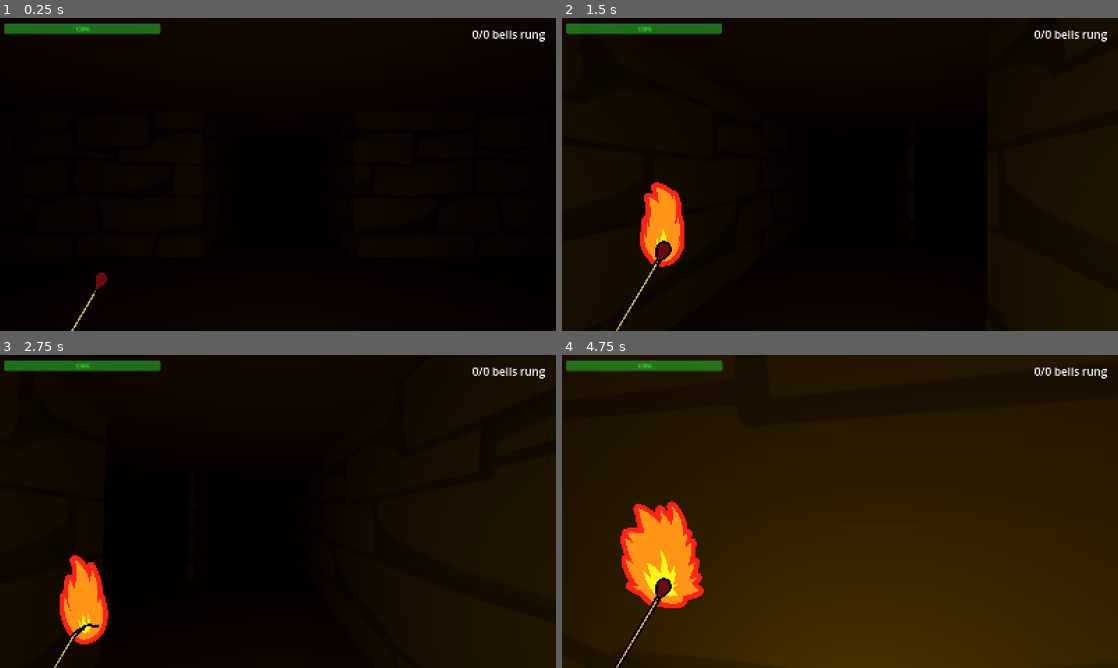
Above: before the commit, frames 1-4 (two rows, left to right).
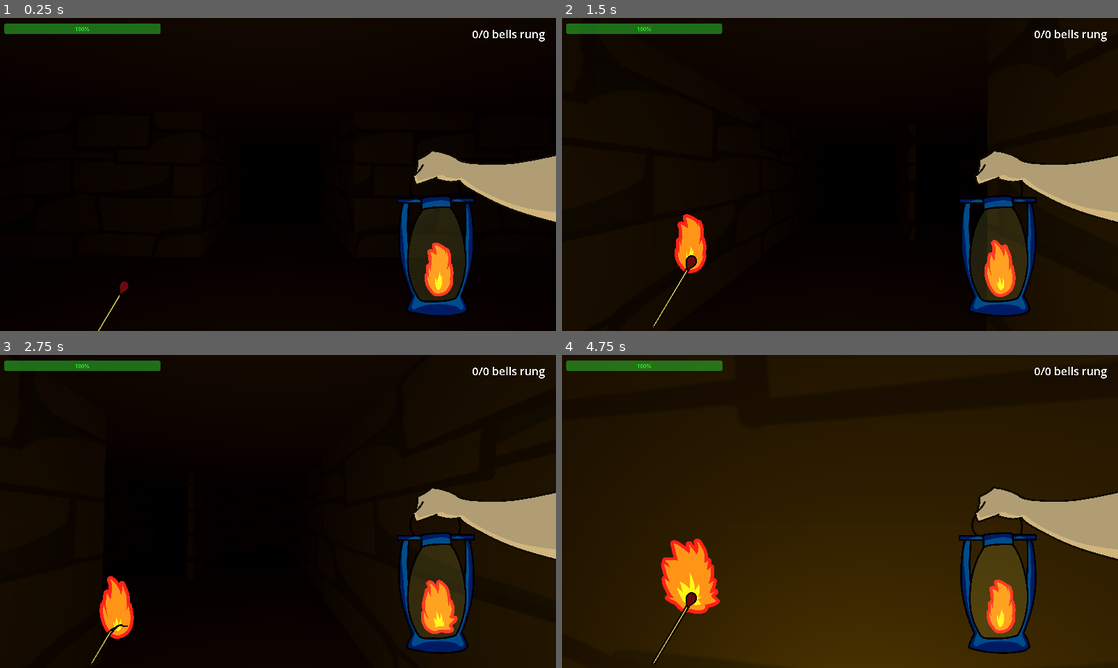
Above: after the commit, the same moments.

Repository: AvenirTheArtist/MazeGame
Game: Godot game, scene res://maps/maze_level.tscn
The game is run twice, just before and just after one commit, with the same random seed, the same clock (stepped at 60 frames per second) and the same inputs.
Inputs (mouse positions are in pixels of both pictures, inside the frame that each line leads up to):
- Up to frame 1 (0.25 s): no input
- Up to frame 2 (1.5 s): tap Enter (ui_accept) at 0.5, 0.77 s; move the mouse to (867, 174) at 0.52 s; hold W (forward) from 0.53 s (still down); tap Shift (sprint) at 0.6, 1.35 s; move the mouse to (812, 174) at 1.27 s
- Up to frame 3 (2.75 s): keep holding W (forward); tap Enter (ui_accept) at 1.52 s; move the mouse to (289, 505) at 2.02 s; tap Shift (sprint) at 2.1 s
- Up to frame 4 (4.75 s): keep holding W (forward); move the mouse to (834, 517) at 2.77 s; tap Shift (sprint) at 2.85, 3.6, 4.35 s; tap Enter (ui_accept) at 3.02, 3.77, 4.52 s; move the mouse to (878, 514) at 3.52 s; move the mouse to (795, 508) at 4.27 s

The runs differ from the first frame. In frame 1, 7.2% of the frame differs, in the area x 0-100%, y 1-100%; in frame 2, 9.5%; in frame 3, 9.9%; in frame 4, 12%.

Commit message:
commit before sleeping 12:10am
idk what i did i think i just added the lantern a bit

Diff:
--- a/player_stuff/gui.tscn
+++ b/player_stuff/gui.tscn
@@ -5,6 +5,7 @@
 [ext_resource type="Texture2D" uid="uid://cn147efb2m4d3" path="res://images/firesprite.png" id="3_a72ct"]
 [ext_resource type="Script" uid="uid://dud7j7dedy5td" path="res://scripts/matchstickgui.gd" id="3_fldqh"]
 [ext_resource type="Texture2D" uid="uid://dslrupb447ixa" path="res://images/burntmatchstick.png" id="4_6uk0c"]
+[ext_resource type="Texture2D" uid="uid://cmx6wfby2ryjh" path="res://images/litlantern.png" id="6_y0ual"]
 
 [sub_resource type="Animation" id="Animation_y0ual"]
 length = 0.001
@@ -33,7 +34,7 @@
 "times": PackedFloat32Array(0, 1),
 "transitions": PackedFloat32Array(0.17075552, 1),
 "update": 0,
-"values": [Vector2(4, 100), Vector2(4, -300)]
+"values": [Vector2(100, 100), Vector2(170, -235)]
 }
 
 [sub_resource type="AnimationLibrary" id="AnimationLibrary_y0ual"]
@@ -162,7 +163,7 @@
 offset_top = -300.0
 offset_right = 1028.0
 offset_bottom = 724.0
-scale = Vector2(0.4273974, 0.4273974)
+scale = Vector2(0.3, 0.3)
 texture = ExtResource("4_6uk0c")
 script = ExtResource("3_fldqh")
 matchstick_textures = Array[Texture2D]([ExtResource("2_l5pwb"), ExtResource("4_6uk0c")])
@@ -193,5 +194,37 @@
 wait_time = 5.0
 one_shot = true
 
+[node name="bottomright" type="Control" parent="." unique_id=1517915056]
+layout_mode = 1
+anchors_preset = 3
+anchor_left = 1.0
+anchor_top = 1.0
+anchor_right = 1.0
+anchor_bottom = 1.0
+offset_left = -40.0
+offset_top = -40.0
+grow_horizontal = 0
+grow_vertical = 0
+
+[node name="lantern" type="TextureRect" parent="bottomright" unique_id=1406835986]
+layout_mode = 1
+offset_left = -442.0
+offset_top = -483.00006
+offset_right = 582.0
+offset_bottom = 540.99994
+scale = Vector2(0.47235283, 0.47235283)
+texture = ExtResource("6_y0ual")
+
+[node name="fireanim" type="AnimatedSprite2D" parent="bottomright/lantern" unique_id=2112771734]
+z_index = -1
+position = Vector2(305.85583, 834.1522)
+scale = Vector2(0.47176763, 0.47176763)
+sprite_frames = SubResource("SpriteFrames_6uk0c")
+animation = &"animatedfire"
+autoplay = "animatedfire"
+offset = Vector2(0, -200)
+
+[node name="CanvasLayer" type="CanvasLayer" parent="." unique_id=24843649]
+
 [connection signal="animation_finished" from="bottomleft/matchstickgui/fireanim" to="bottomleft/matchstickgui" method="_on_fireanim_animation_finished"]
 [connection signal="timeout" from="bottomleft/matchstickgui/burnouttimer" to="bottomleft/matchstickgui" method="_on_burnouttimer_timeout"]
--- a/project.godot
+++ b/project.godot
@@ -23,7 +23,7 @@
 
 window/size/viewport_width=1600
 window/size/viewport_height=900
-window/stretch/mode="canvas_items"
+window/stretch/mode="viewport"
 
 [file_customization]
 
@@ -80,6 +80,7 @@
 
 [rendering]
 
+textures/canvas_textures/default_texture_filter=0
 rendering_device/driver.windows="d3d12"
 renderer/rendering_method="gl_compatibility"
 renderer/rendering_method.mobile="gl_compatibility"
--- a/scripts/matchstickgui.gd
+++ b/scripts/matchstickgui.gd
@@ -20,7 +20,7 @@
 func _ready() -> void:
 	animplayer.play("matchcomingup")
 
-func _process(delta: float) -> void:
+func _process(_delta: float) -> void:
 	if Input.is_action_just_pressed("ui_accept"):
 		start_burning()
 
Binary file changed: images/litlantern.png
Not shown, changed: images/litlantern.png.import
Binary file changed: images/unlitlantern.png
Not shown, changed: images/unlitlantern.png.import
